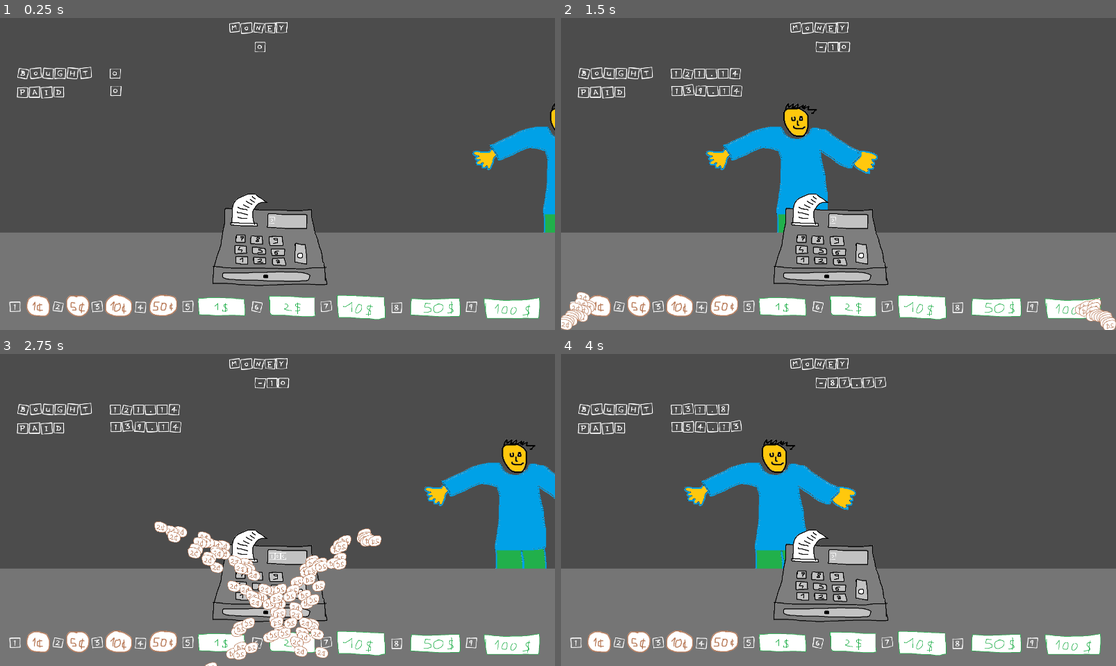
Above: before the commit, frames 1-4 (two rows, left to right).
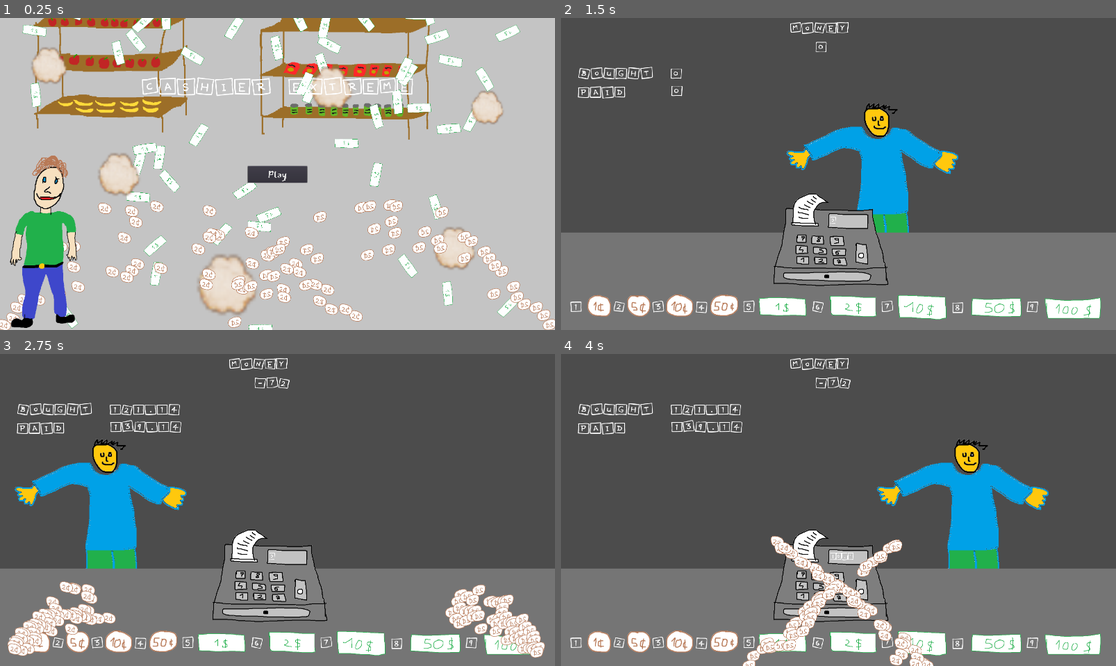
Above: after the commit, the same moments.

Repository: nathangranet/XxX_J4M_XxX
Game: Godot game, scene res://menu.tscn
Same seed, same stepped clock (60 frames per second), same inputs: the game is played once before the commit and once after it. Before the commit the project starts from res://Node2D.tscn.
Inputs (mouse positions are in pixels of both pictures, inside the frame that each line leads up to):
- Up to frame 1 (0.25 s): no input
- Up to frame 2 (1.5 s): click (838, 174) at 0.5 s, where only the run after the commit has a clickable "Play"; tap Keypad 0 (pay) at 1.35 s
- Up to frame 3 (2.75 s): tap Keypad 9 (100dol) at 2.1 s; tap Keypad 0 (pay) at 2.3 s
- Up to frame 4 (4 s): tap Keypad 3 (10cent) at 2.85 s; tap Keypad 0 (pay) at 3.05, 3.8 s; tap Keypad 7 (10dol) at 3.6 s

The runs differ from the first frame. In frame 1, 98% of the frame differs, in the area x 0-100%, y 0-100%; in frame 2, 8.2%; in frame 3, 16%; in frame 4, 12%.

Commit message:
edit insane animation

Diff:
--- a/Node2D.tscn
+++ b/Node2D.tscn
@@ -1,22 +1,7 @@
-[gd_scene load_steps=3 format=2]
+[gd_scene load_steps=2 format=2]
 
 [ext_resource path="res://jeu.tscn" type="PackedScene" id=1]
-[ext_resource path="res://omg_particle.tscn" type="PackedScene" id=2]
 
 [node name="Node2D" type="Node2D"]
 
 [node name="jeu" parent="." instance=ExtResource( 1 )]
-
-[node name="Particles2D" parent="." instance=ExtResource( 2 )]
-emitting = false
-one_shot = true
-preprocess = 0.0
-explosiveness = 0.8
-
-[node name="Particles2D2" parent="." instance=ExtResource( 2 )]
-position = Vector2( 1897.97, 1059.21 )
-scale = Vector2( -1, 1 )
-emitting = false
-one_shot = true
-preprocess = 0.0
-explosiveness = 0.8
--- a/jeu.gd
+++ b/jeu.gd
@@ -42,6 +42,8 @@
 	if Input.is_action_just_pressed("pay") and $bonome.position.x == 1000:
 		if rendu >= (don - buy):
 			score += 10 - (rendu - (don-buy))
+			$Particles2D.emitting = true
+			$Particles2D2.emitting = true
 		else:
 			score -= 10
 		print (rendu)
@@ -50,6 +52,4 @@
 		rendu = 0
 		$score2.text = String(score)
 		$AnimationPlayer.play("se_casse")
-		$Particles2D.emitting = true
-		$Particles2D2.emitting = true
 	$rendu.text = String(rendu)
--- a/project.godot
+++ b/project.godot
@@ -16,14 +16,13 @@
 [application]
 
 config/name="numbadjam"
-run/main_scene="res://Node2D.tscn"
+run/main_scene="res://menu.tscn"
 config/icon="res://icon.png"
 
 [display]
 
 window/size/width=1920
 window/size/height=1080
-window/size/fullscreen=true
 
 [input]
 
